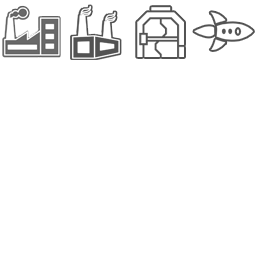
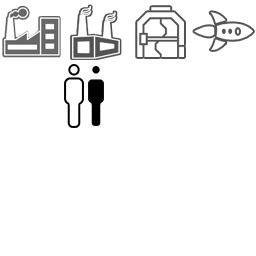
Before/after of a (256, 256) layered artwork. What changed in the layer stack:
added layer "Layer 3 copy" above "Layer 3" over [88,66,104,126]
added layer "Layer 3" above "Layer 2" over [64,64,84,128]
